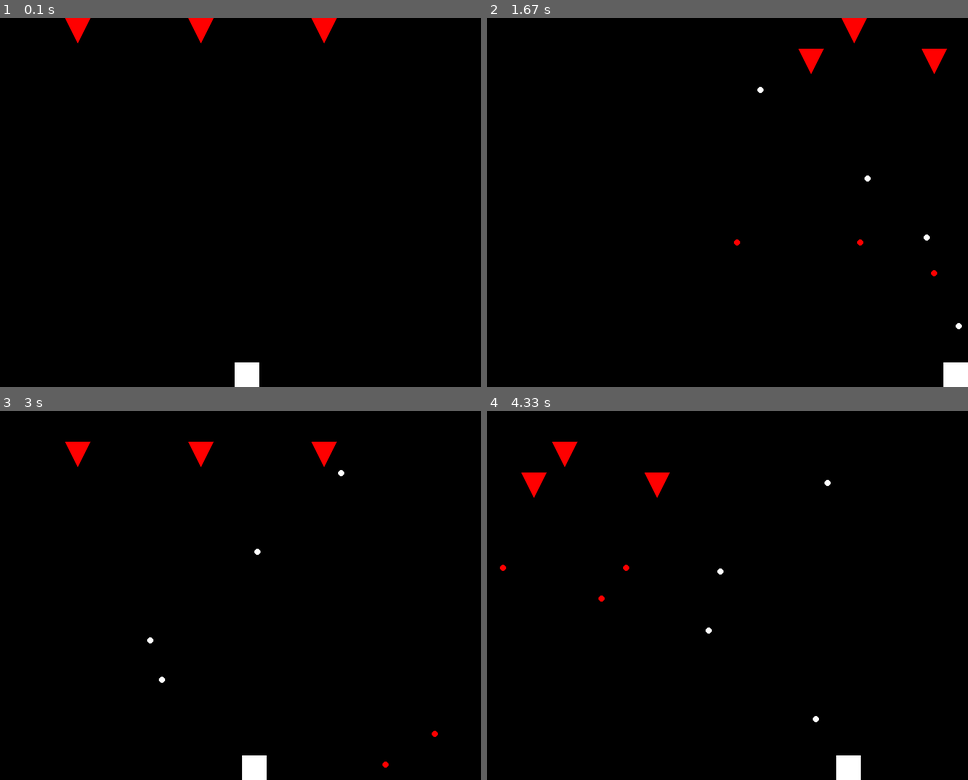
Above: before the commit, frames 1-4 (two rows, left to right).
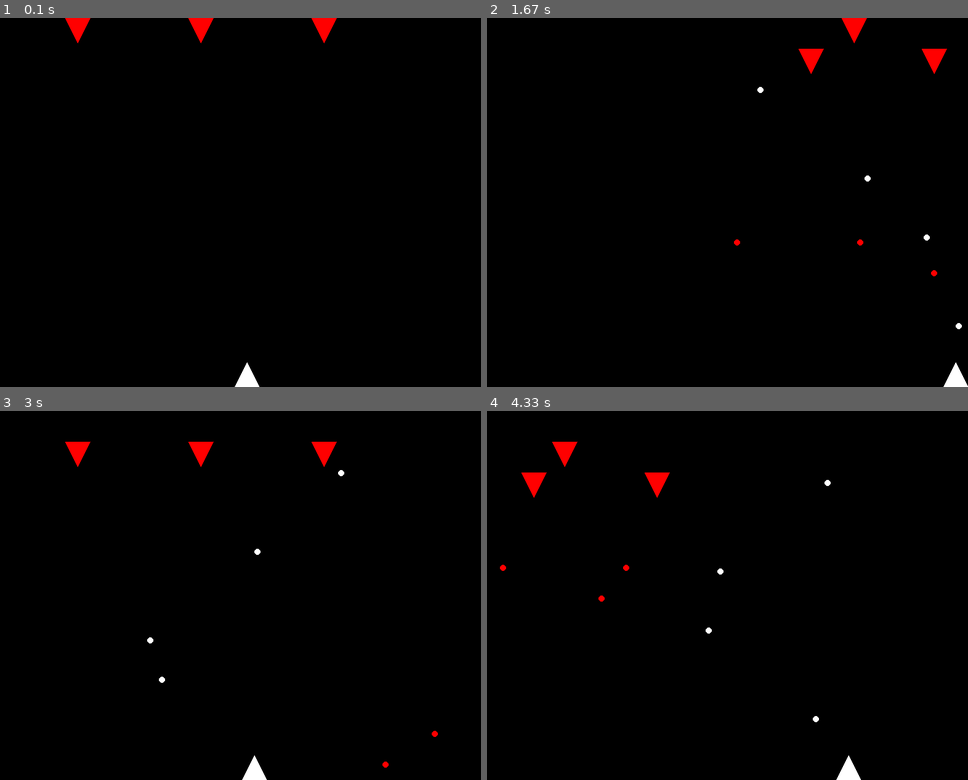
Above: after the commit, the same moments.

Repository: alderaan/Pygame-Space-Invaders
Game: pygame game, started from main.py
The game is run twice, just before and just after one commit, with the same random seed, the same clock (stepped at 60 frames per second) and the same inputs.
Inputs:
- Up to frame 1 (0.1 s): no input
- Up to frame 2 (1.67 s): tap Space at 0.33, 0.73, 1.03, 1.23, 1.53 s; hold Right 0.67-1.13 s; hold Right 1.17-1.63 s
- Up to frame 3 (3 s): hold Left 1.67-2.2 s; tap Space at 1.73, 2.03, 2.3, 2.6, 2.73 s; hold Left 2.23-2.63 s; hold Right from 2.67 s (still down)
- Up to frame 4 (4.33 s): tap Space at 3.03, 3.4, 3.7, 3.9, 4.2 s; release Right at 3.3 s; hold Left 3.33-3.8 s; hold Right 3.83-4.3 s

The runs differ from the first frame. In frame 1, 0.2% of the frame differs, in the area x 48-54%, y 93-100%; in frame 2, 0.2%; in frame 3, 0.2%; in frame 4, 0.2%.

Commit message:
player also trinagle now. looks better

Diff:
--- a/player.py
+++ b/player.py
@@ -47,8 +47,18 @@
             bullet for bullet in self.bullets if not bullet.is_off_screen(SCREEN_HEIGHT)
         ]
 
+    # def draw(self, screen):
+    #    pygame.draw.rect(screen, self.color, self.rect)
+    #    for bullet in self.bullets:
+    #        bullet.draw(screen)
+
     def draw(self, screen):
-        pygame.draw.rect(screen, self.color, self.rect)
+        points = [
+            (self.rect.left, self.rect.bottom),  # Bottom-left corner
+            (self.rect.centerx, self.rect.top),  # Top-center
+            (self.rect.right, self.rect.bottom),  # Bottom-right corner
+        ]
+        pygame.draw.polygon(screen, PLAYER_COLOR, points)
         for bullet in self.bullets:
             bullet.draw(screen)
 
